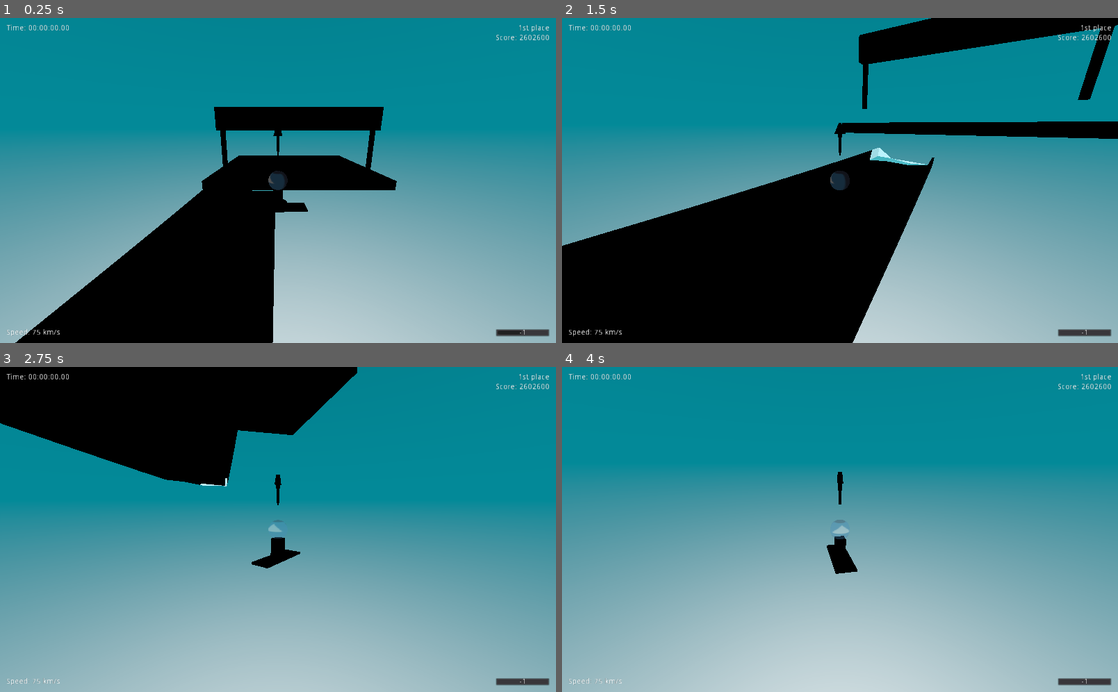
Above: before the commit, frames 1-4 (two rows, left to right).
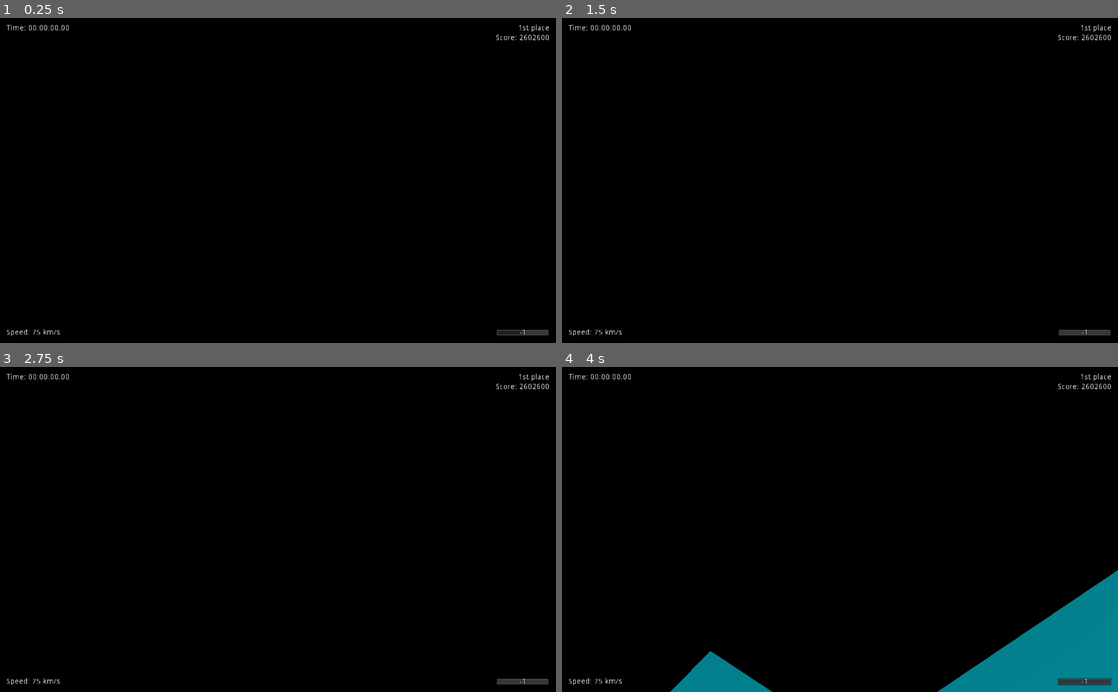
Above: after the commit, the same moments.

Repository: DeerTears/KinematicBoarder
Game: Godot game, scene res://Levels/Area1.tscn
Same seed, same stepped clock (60 frames per second), same inputs: the game is played once before the commit and once after it. The engine's default icon, where the game draws it, is replaced by a stand-in: a white triangle on a blue panel in a dark square.
Inputs (mouse positions are in pixels of both pictures, inside the frame that each line leads up to):
- Up to frame 1 (0.25 s): no input
- Up to frame 2 (1.5 s): move the mouse to (867, 180) at 0.52 s; hold Space (jump) 0.53-1.28 s; hold W (fwd) from 0.53 s (still down); move the mouse to (812, 180) at 1.27 s; tap Mouse wheel up (zoom_in) at 1.35 s
- Up to frame 3 (2.75 s): keep holding W (fwd); tap Space (jump) at 1.52, 1.55, 1.82, 2.3 s; move the mouse to (289, 523) at 2.02 s; hold Mouse wheel down (zoom_out) from 2.03 s (still down)
- Up to frame 4 (4 s): keep holding W (fwd); move the mouse to (834, 536) at 2.77 s; release Mouse wheel down (zoom_out) at 2.78 s; tap Space (jump) at 2.85, 3.02, 3.32, 3.77, 3.8 s; move the mouse to (878, 532) at 3.52 s; hold Mouse wheel up (zoom_in) from 3.53 s (still down)

The runs differ from the first frame. In frame 1, 80% of the frame differs, in the area x 0-100%, y 0-100%; in frame 2, 67%; in frame 3, 84%; in frame 4, 99%.

Commit message:
Deleted orphans, added/changed some comments

Diff:
--- a/Actors/Player.tscn
+++ b/Actors/Player.tscn
@@ -38,57 +38,54 @@
 radial_segments = 16
 rings = 2
 
-[sub_resource type="SphereShape" id=10]
+[sub_resource type="SphereShape" id=8]
 radius = 1.5
 
-[sub_resource type="PrismMesh" id=8]
+[sub_resource type="PrismMesh" id=9]
 size = Vector3( 0.5, 0.5, 0.2 )
 
-[sub_resource type="CylinderMesh" id=9]
+[sub_resource type="CylinderMesh" id=10]
 top_radius = 0.1
 bottom_radius = 0.05
 height = 1.0
 radial_segments = 4
 rings = 1
 
-[sub_resource type="Curve" id=13]
+[sub_resource type="Curve" id=11]
 bake_resolution = 32
 _data = [ Vector2( 0, 0 ), 0.0, 0.0, 0, 0, Vector2( 1, 1 ), 0.0, 0.0, 0, 0 ]
 
-[sub_resource type="CurveTexture" id=14]
-curve = SubResource( 13 )
-
-[sub_resource type="SpatialMaterial" id=15]
+[sub_resource type="CurveTexture" id=12]
+curve = SubResource( 11 )
+
+[sub_resource type="SpatialMaterial" id=13]
+resource_local_to_scene = true
 flags_transparent = true
 flags_unshaded = true
-flags_no_depth_test = true
 params_billboard_mode = 2
-albedo_texture = SubResource( 14 )
+albedo_texture = SubResource( 12 )
 distance_fade_mode = 1
-distance_fade_min_distance = 13.0
-distance_fade_max_distance = 22.0
-
-[sub_resource type="QuadMesh" id=12]
-material = SubResource( 15 )
+distance_fade_min_distance = 10.0
+distance_fade_max_distance = 20.0
+
+[sub_resource type="QuadMesh" id=14]
+material = SubResource( 13 )
 size = Vector2( 2, 1 )
 
-[sub_resource type="OpenSimplexNoise" id=18]
-
-[sub_resource type="NoiseTexture" id=19]
-width = 1024
-height = 256
-noise = SubResource( 18 )
-
-[sub_resource type="SpatialMaterial" id=16]
+[sub_resource type="QuadMesh" id=15]
+resource_local_to_scene = true
+size = Vector2( 4, 1 )
+
+[sub_resource type="ViewportTexture" id=16]
+viewport_path = NodePath("InfoBillboard/Viewport")
+
+[sub_resource type="SpatialMaterial" id=17]
+resource_local_to_scene = true
 flags_transparent = true
 flags_unshaded = true
 params_specular_mode = 4
 params_billboard_mode = 1
-albedo_texture = SubResource( 19 )
-
-[sub_resource type="QuadMesh" id=17]
-material = SubResource( 16 )
-size = Vector2( 4, 1 )
+albedo_texture = SubResource( 16 )
 
 [node name="Player" type="Spatial"]
 script = ExtResource( 1 )
@@ -148,10 +145,10 @@
 collision_mask = 8
 
 [node name="CollisionShape" type="CollisionShape" parent="Rider/FinishDetector"]
-shape = SubResource( 10 )
+shape = SubResource( 8 )
 
 [node name="CamJoint" type="Spatial" parent="."]
-transform = Transform( 1, 0, 0, 0, 1, 0, 0, 0, 1, 0, 1, 0 )
+transform = Transform( -1, 0, -3.25841e-07, 0, 1, 0, 3.25841e-07, 0, -1, 0, 1, 0 )
 
 [node name="Camera" type="Camera" parent="CamJoint"]
 transform = Transform( -1.62921e-07, 0, 1, 0, 1, 0, -1, 0, -1.62921e-07, 5, 0, 0 )
@@ -161,28 +158,59 @@
 
 [node name="NormalJoint" type="Spatial" parent="."]
 transform = Transform( 1, 0, 0, 0, 1, 0, 0, 0, 1, 0, 1, 0 )
+visible = false
 
 [node name="NormalArrow" type="MeshInstance" parent="NormalJoint"]
 transform = Transform( -4.37114e-08, 0, -1, 0, 1, 0, 1, 0, -4.37114e-08, 0, 2.5, 0 )
-mesh = SubResource( 8 )
+mesh = SubResource( 9 )
 material/0 = null
 
 [node name="ArrowStem" type="MeshInstance" parent="NormalJoint"]
 transform = Transform( 1, 0, 0, 0, 1, 0, 0, 0, 1, 0, 1.75282, 0 )
-mesh = SubResource( 9 )
+mesh = SubResource( 10 )
 material/0 = null
 
 [node name="InfoBillboard" type="Spatial" parent="."]
 
 [node name="Rank" type="MeshInstance" parent="InfoBillboard"]
-transform = Transform( 1, 0, 0, 0, 1, 0, 0, 0, 1, 0, 3.4, 0 )
-mesh = SubResource( 12 )
+transform = Transform( 1, 0, 0, 0, 1, 0, 0, 0, 1, 0, 3.2, 0 )
+mesh = SubResource( 14 )
 material/0 = null
 
 [node name="Time" type="MeshInstance" parent="InfoBillboard"]
-transform = Transform( 1, 0, 0, 0, 1, 0, 0, 0, 1, 0, 2.4, 0 )
-mesh = SubResource( 17 )
-material/0 = null
+transform = Transform( 1, 0, 0, 0, 1, 0, 0, 0, 1, 0, 2.2, 0 )
+mesh = SubResource( 15 )
+material/0 = SubResource( 17 )
+
+[node name="Viewport" type="Viewport" parent="InfoBillboard"]
+size = Vector2( 256, 64 )
+size_override_stretch = true
+own_world = true
+transparent_bg = true
+handle_input_locally = false
+disable_3d = true
+usage = 0
+render_target_v_flip = true
+gui_disable_input = true
+
+[node name="MarginContainer" type="MarginContainer" parent="InfoBillboard/Viewport"]
+anchor_right = 1.0
+anchor_bottom = 1.0
+__meta__ = {
+"_edit_use_anchors_": false
+}
+
+[node name="Label" type="Label" parent="InfoBillboard/Viewport/MarginContainer"]
+margin_top = 25.0
+margin_right = 256.0
+margin_bottom = 39.0
+custom_colors/font_color = Color( 1, 0, 0.890196, 1 )
+custom_colors/font_color_shadow = Color( 1, 1, 1, 1 )
+custom_constants/shadow_offset_x = 2
+custom_constants/shadow_offset_y = 2
+text = "Time!!!"
+align = 1
+valign = 1
 
 [node name="UI" type="CanvasLayer" parent="."]
 layer = -1
--- a/Actors/Scripts/Player.gd
+++ b/Actors/Scripts/Player.gd
@@ -4,31 +4,28 @@
 onready var CamJoint = $CamJoint
 onready var CameraNode = $CamJoint/Camera
 
-# camera settings to be access by settings menu
+# camera settings
 export var joypad_sens: float = 0.1
 export var mouse_sens: float = 0.01
 export var zoom_speed: float = 0.4
+export var invert_x: bool = false
+export var invert_y: bool = false
 
 # other camera vars
 var joycam_step: Vector3 = Vector3.ZERO
 var zoom_extent = {"in": 5, "out": 15}
-export var invert_x: bool = false
-export var invert_y: bool = false
-# uglier but simpler version of enums (sorry)
-var y_inversion: int = -1
-var x_inversion: int = -1
+var y_inversion: int = -1 # some lazy enums
+var x_inversion: int = -1 # some lazy enums
 
-# race variables
 export var stage_of_race: String = "ready"
 
 func _ready():
 	init()
 
-
 func init():
 	CameraNode.set_translation(Vector3(10,0,0))
-	CamJoint.rotation_degrees = Vector3(0, 0, 15)
-	if invert_y:
+	CamJoint.rotation_degrees = Vector3(180, 0, 15)
+	if invert_y: # I should learn how to use enums here instead
 		y_inversion = -1
 	else:
 		y_inversion = 1
@@ -41,12 +38,11 @@
 	$InfoBillboard/Rank.visible = false # because we're the player
 	$InfoBillboard/Time.visible = false
 
-func _input(event):
+func _input(event): # input only handles camera stuff
 	# joypad camera
 	if event.is_action("camera_right") or event.is_action("camera_left"):
 		var _strength = (event.get_action_strength("camera_right") - event.get_action_strength("camera_left"))
 		joycam_step.y = _strength * joypad_sens * x_inversion
-
 	if event.is_action("camera_up") or event.is_action("camera_down"):
 		var _strength = (event.get_action_strength("camera_up") - event.get_action_strength("camera_down"))
 		joycam_step.z = _strength * joypad_sens * y_inversion
@@ -55,7 +51,6 @@
 	if event is InputEventMouseMotion:
 		CamJoint.rotation.y += event.relative.x * mouse_sens * x_inversion
 		CamJoint.rotation.z += event.relative.y * mouse_sens * y_inversion
-		CamJoint.rotation.z = clamp(CamJoint.rotation.z, deg2rad(-85), deg2rad(70))
 
 	# zooming
 	if event.is_action_pressed("zoom_out"):
@@ -65,7 +60,6 @@
 		CameraNode.translation.x -= zoom_speed
 		CameraNode.translation.x = clamp(CameraNode.translation.x, zoom_extent["in"], zoom_extent["out"])
 
-	# debug
 	if event.is_action("reset"):
 # warning-ignore:return_value_discarded
 		get_tree().reload_current_scene()
@@ -77,10 +71,14 @@
 
 
 func _process(_delta):
+	# move and clamp camera
 	CamJoint.rotation += joycam_step
-	# debug
+	CamJoint.rotation.z = clamp(CamJoint.rotation.z, deg2rad(-85), deg2rad(70))
+
+	# debugging floor normals
 	$NormalJoint.rotation = Rider.current_floor_normal
 
+	# movement!
 	if Input.is_action_pressed("fwd"):
 		Rider.input_strength.y = Input.get_action_strength("fwd")
 	elif Input.is_action_pressed("back"):
@@ -90,6 +88,8 @@
 	elif Input.is_action_pressed("left"):
 		Rider.input_strength.x = Input.get_action_strength("left") * -1
 	Rider.input_strength.normalized()
+
+	# jumping
 	if Input.is_action_just_pressed("jump"):
 		Rider.jump_strength = 1
 		$UI/Margin/HBox/VBoxR/JumpInt.text = Rider.jump_strength as String
@@ -113,3 +113,5 @@
 		var finish_timestamp = RaceSession.convert_msec_to_timestamp(RaceSession.get_time())
 		print_debug(finish_timestamp)
 		$InfoBillboard/Time.visible = true
+		# todo: make the rank lock in at this point
+		$InfoBillboard/Rank.visible = true
--- a/Actors/Scripts/RaceLogic.gd
+++ /dev/null
@@ -1,11 +0,0 @@
-extends Spatial
-
-signal FinishLineCrossed
-
-onready var finish = $Finish
-
-
-
-func _on_Finish_body_entered(body):
-	if body == KinematicBody:
-		print("finished?")
--- a/Actors/Scripts/Rider.gd
+++ b/Actors/Scripts/Rider.gd
@@ -1,7 +1,8 @@
 extends KinematicBody
 
-export var input_strength = Vector2.ZERO # x = l/r, y = fwd/back
-export var jump_strength = -1 # an A press has 3 parts to it
+export var input_strength = Vector2.ZERO # input x = l/r, input y = fwd/back
+export var jump_strength = -1 # 3 parts: just pressed, pressed and released
+# todo: add frame timer to determine how big a jump should be
 var jump_was_pressed = false
 
 # stats
@@ -14,13 +15,13 @@
 var max_reverse: float = -20.0
 
 # physics
+export var current_floor_normal = Vector3.UP
 var gravity = Vector3(0, -9.81, 0)
 var velocity = Vector3.ZERO
 var launched_velocity = Vector3.ZERO # pushes us when we're not on the ground
 var dampening = 0.9825 # right now pushing forward makes you move, and this slows you down otherwise
 var currently_on_floor = false
 var was_on_floor = false
-export var current_floor_normal = Vector3.UP
 
 # visual turning & calculation of rotated_magnitude
 onready var Meshes = $Meshes
@@ -44,13 +45,13 @@
 		rotation = rotation.move_toward(Vector3.UP, delta * 0.25)
 		turn_amount *= 0.8
 
-	if input_strength.x != 0:
-		Meshes.set_rotation(Vector3(0, Meshes.rotation.y + (turn_amount / 2), 0))
-		Collision.set_rotation(Vector3(0, Collision.rotation.y + (turn_amount / 2), 0))
+	Meshes.set_rotation(Vector3(0, Meshes.rotation.y + (turn_amount / 2), 0))
+	Collision.set_rotation(Vector3(0, Collision.rotation.y + (turn_amount / 2), 0))
 
 	var rotated_magnitude = Vector3.ZERO
 	var jump_velocity = Vector3.ZERO
-	if is_on_floor(): # the only problem is that this isn't reliable, there's no snapping solution yet for my kind of ramps?
+
+	if is_on_floor(): # this check isn't reliable, I don't have a snapping solution for sharp ramps and a ball collider :(
 		currently_on_floor = true
 		rotated_magnitude.z = magnitude
 		rotated_magnitude = rotated_magnitude.rotated(current_floor_normal, Meshes.rotation.y + 0.98)
@@ -64,10 +65,9 @@
 	else:
 		velocity += launched_velocity * delta
 		jump_was_pressed = false # this will cause bugs i swear on it
-	#print($CollisionShape.rotation) # to help us figure out turning stepwise rather than turning on ice, hopefully
 	velocity += (rotated_magnitude + jump_velocity + gravity) * delta
 	velocity = velocity.rotated(Vector3.UP, turn_amount / 2)
 # warning-ignore:return_value_discarded
 	move_and_slide(velocity, current_floor_normal, false, 4, 1.1, false)
-	velocity.x *= dampening
-	velocity.z *= dampening
+	velocity.x *= dampening # todo: eventually replace this system
+	velocity.z *= dampening # I'd hope to advance normally when pressing nothing and to brake harder than this when pressing back
--- a/Levels/Area1.tscn
+++ b/Levels/Area1.tscn
@@ -204,7 +204,7 @@
 path_joined = false
 
 [node name="PathFollow" type="PathFollow" parent="PathC"]
-transform = Transform( 0.999976, 0.0067202, 0.00139, -0.00672018, 0.999977, -2.46919e-05, -0.00139013, 1.53503e-05, 0.999997, -254.975, -91.0878, 102.168 )
+transform = Transform( 0.999976, 0.0067202, 0.00139, -0.00672018, 0.999977, -2.46919e-05, -0.00139013, 1.53503e-05, 0.999997, -253.074, -91.1041, 102.149 )
 offset = 750.837
 rotation_mode = 0
 loop = false
@@ -213,24 +213,24 @@
 
 [node name="MeshInstance" type="MeshInstance" parent="PathC/PathFollow/Poles"]
 transform = Transform( 1, 0, 0, -9.31323e-09, 1, 0, 0, 0, 0.999999, 0, 7, -10.5 )
-mesh = SubResource( 12 )
+mesh = SubResource( 4 )
 material/0 = null
 
 [node name="MeshInstance2" type="MeshInstance" parent="PathC/PathFollow/Poles"]
 transform = Transform( 1, 0, 0, -9.31323e-09, 1, 0, 0, 0, 0.999999, 0, 7, 17.5 )
-mesh = SubResource( 12 )
+mesh = SubResource( 4 )
 material/0 = null
 
 [node name="MeshInstance3" type="MeshInstance" parent="PathC/PathFollow/Poles"]
 transform = Transform( 1, 0, 0, -1.67638e-08, 1, 0, 0, 0, 0.999999, -0.101791, 12.5996, 3.49992 )
-mesh = SubResource( 13 )
+mesh = SubResource( 5 )
 material/0 = null
 
 [node name="Player" parent="." instance=ExtResource( 1 )]
-transform = Transform( 1, 0, 0, 0, 1, 0, 0, 0, 1, -225.274, -83.4494, 109.357 )
+transform = Transform( 1, 0, 0, 0, 1, 0, 0, 0, 1, -41.274, 17.6114, -3.643 )
 
 [node name="WorldEnvironment" type="WorldEnvironment" parent="."]
-environment = SubResource( 6 )
+environment = SubResource( 7 )
 
 [node name="Sun" type="DirectionalLight" parent="WorldEnvironment"]
 transform = Transform( 0.642788, 0.323744, 0.694272, -2.95313e-07, -0.906308, 0.422618, 0.766044, -0.271654, -0.582563, 0, 20, 0 )
--- a/Singletons/RaceSession.gd
+++ b/Singletons/RaceSession.gd
@@ -1,8 +1,6 @@
 extends Node
 
 var start_time = OS.get_ticks_msec()
-
-var number_of_racers: int = 1
 
 func reset_time():
 	start_time = OS.get_ticks_msec()
Not shown: 1 places in Actors/Player.tscn that only renumber resources
Not shown: 7 places in Levels/Area1.tscn that only renumber resources
Binary file removed: Materials/Actors/sanicface.png
Not shown, removed: Materials/Actors/sanicface.png.import
Not shown, added: export_presets.cfg
